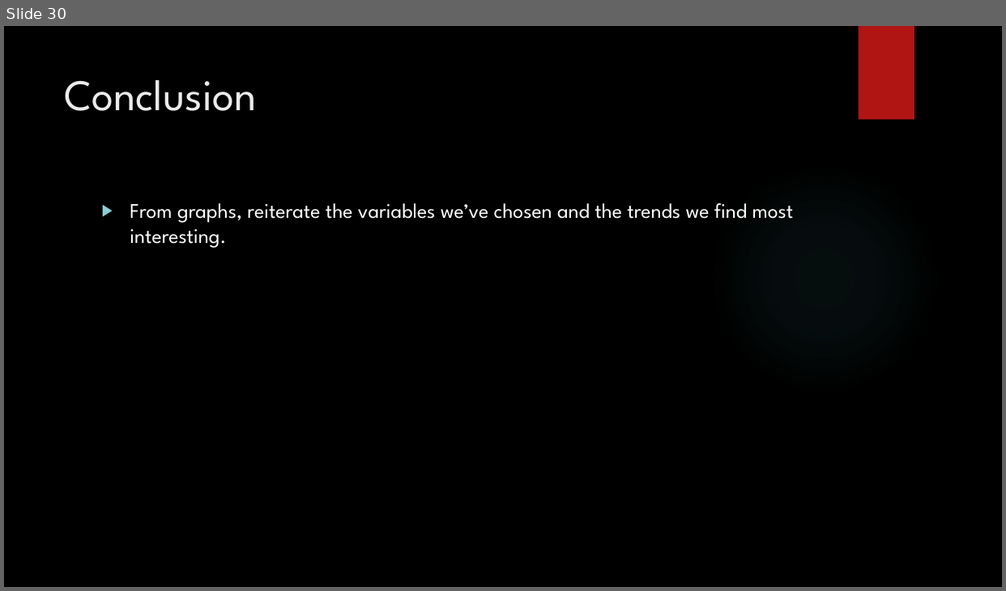
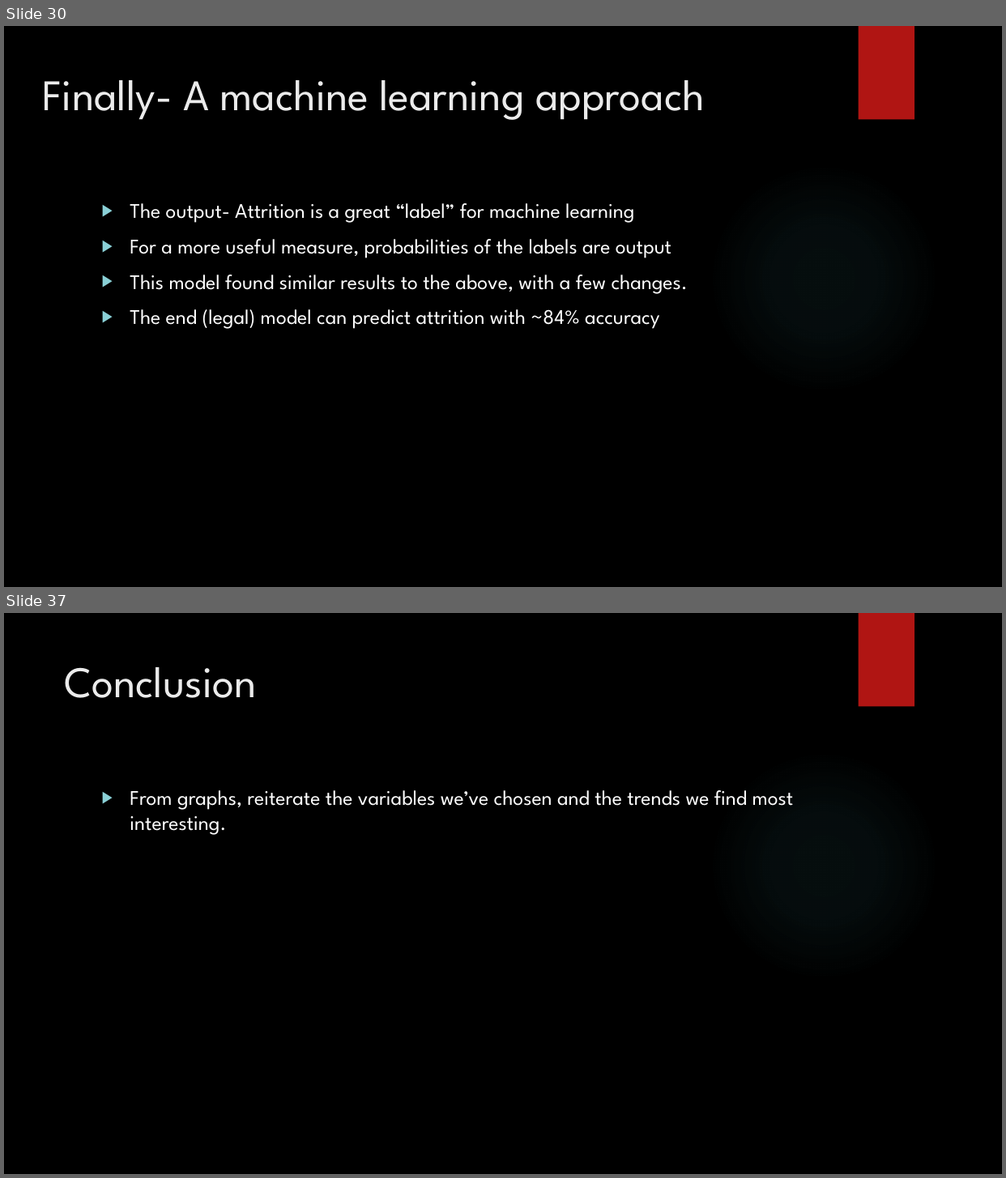
Before and after one commit to vazquezs123/DATA_SCIENCE_CS02, a slide deck: case_study_02_presentation.pptx. Shown one above the other, each under a label of ours: slide 30 before the commit, slides 30 and 37 after it; the slides between them are not shown. The pictures are 1006x591 and 1006x1178 pixels, drawn with LibreOffice and Linux fonts; fonts in the diff are those of the drawing; background and template pictures are left out. Boxes give left, top, right and bottom in pixels: in the first picture for what was removed or moved away, otherwise in the second. Text is boxed around its words. In the diff, an @@ line names an element or a change of style, - is before the commit and + after.

```diff
--- a/case_study_02_presentation.pptx
+++ b/case_study_02_presentation.pptx
@@ slide 30 added at [4,26,1002,587], background picture (left out); not listed: 2 template elements that a slide beside it also shows @@
@@ title added at [43,80,705,120], 42 pt, text #EBEBEB @@
+Finally- A machine learning approach
@@ text added at [130,203,688,329], 20 pt, text #FFFFFF @@
+▶ The output- Attrition is a great “label” for machine learning
+▶ For a more useful measure, probabilities of the labels are output
+▶ This model found similar results to the above, with a few changes.
+▶ The end (legal) model can predict attrition with ~84% accuracy
@@ what was slide 30 is now slide 37 @@
```
Also in this commit, not shown: 6 other slides added.
